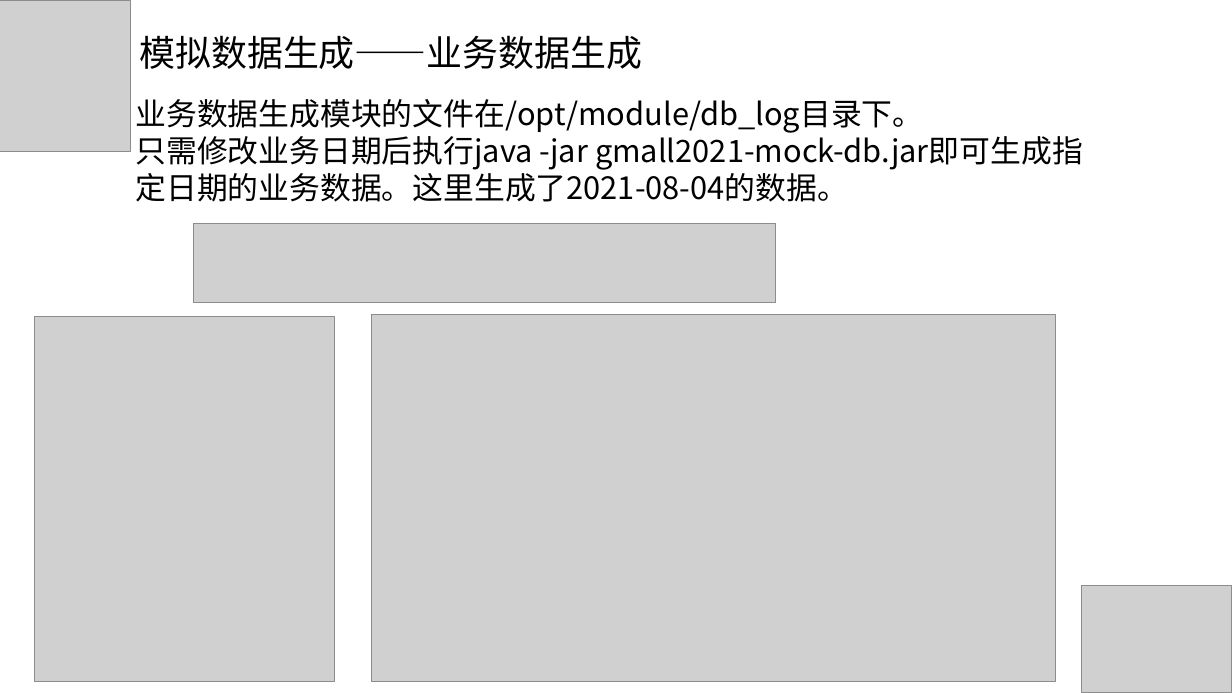
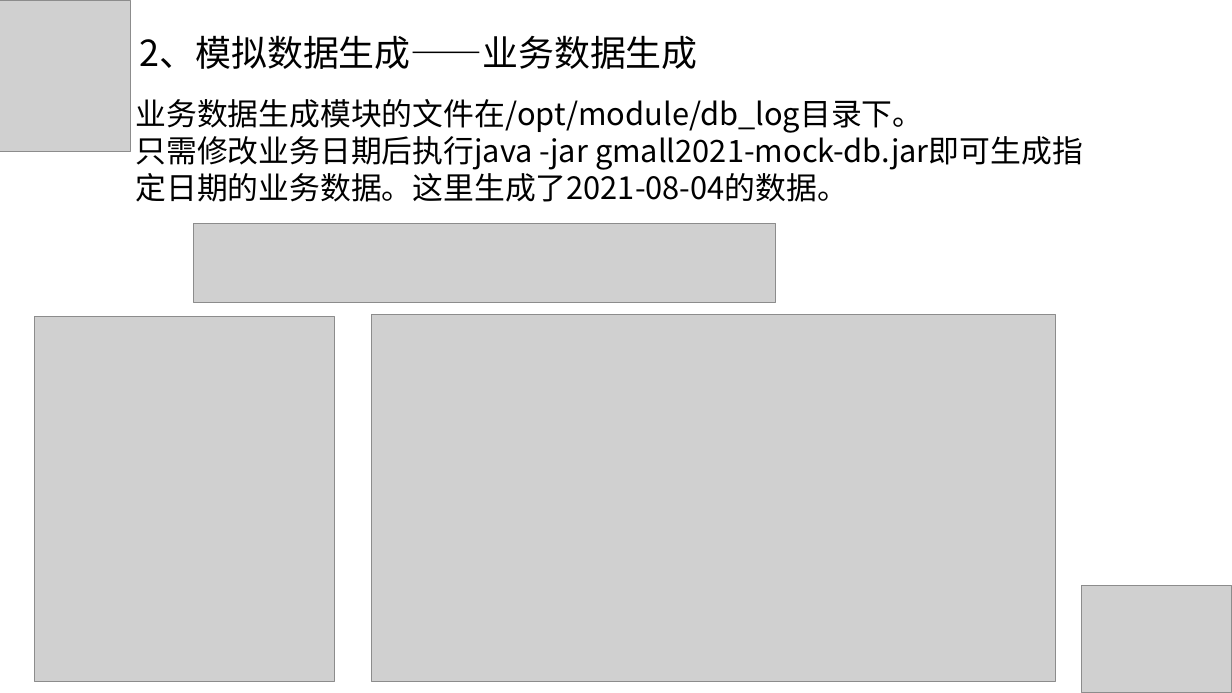
Before and after one commit to hunter95671/DataWarehouse, a slide deck: slide 10 of 电商离线数据仓库流程架构.pptx. Drawn at 1232x693 pixels with LibreOffice and Linux fonts; fonts in the diff are those of the drawing; grey boxes stand for pictures. Boxes give left, top, right and bottom in pixels: in the first picture for what was removed or moved away, otherwise in the second. Text is boxed around its words. In the diff, an @@ line names an element or a change of style, - is before the commit and + after.

```diff
--- a/电商离线数据仓库流程架构.pptx
+++ b/电商离线数据仓库流程架构.pptx
@@ text at bbox=[140, 35, 698, 69]: text changed @@
-模拟数据生成——业务数据生成
+2、模拟数据生成——业务数据生成
```
Also in this commit, not shown: 9 other slides changed, 1 slide added.
